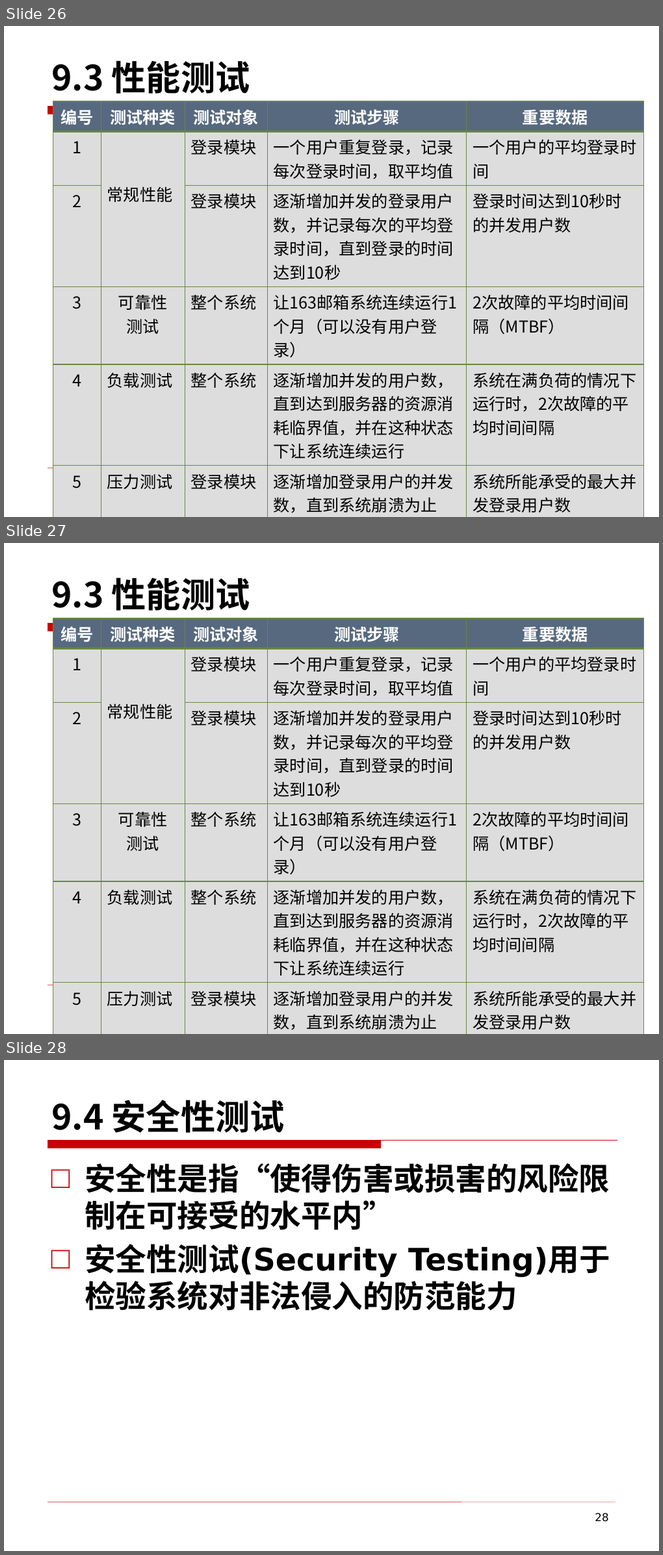
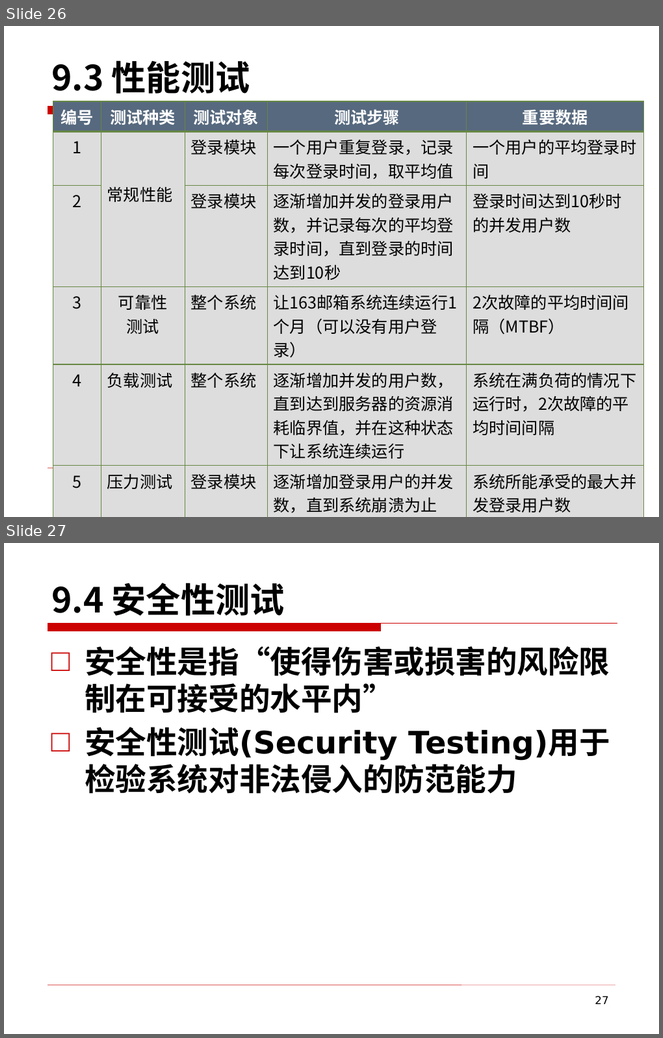
Before and after one commit to edu2act/course-foundation-software-tesing, a slide deck: PPT/第三部分 软件测试应用/9 系统测试.pptx. Shown one above the other, each under a label of ours: slides 26, 27 and 28 before the commit, slides 26 and 27 after it. The pictures are 663x1555 and 663x1038 pixels, drawn with LibreOffice and Linux fonts; fonts in the diff are those of the drawing; background and template pictures are left out. Boxes give left, top, right and bottom in pixels: in the first picture for what was removed or moved away, otherwise in the second. Text is boxed around its words. In the diff, an @@ line names an element or a change of style, - is before the commit and + after.

Commit message:
系统测试

```diff
--- a/PPT/第三部分 软件测试应用/9 系统测试.pptx
+++ b/PPT/第三部分 软件测试应用/9 系统测试.pptx
@@ slide 27 removed at (4,543,659,1034), background picture (left out); not listed: 2 template elements that a slide beside it also shows @@
@@ text removed at (51,577,250,611) @@
-9.3 性能测试
@@ table removed at (53,618,644,1033), 6 rows, 5 columns @@
-编号 | 测试种类 | 测试对象 | 测试步骤 | 重要数据
-1 | 常规性能 | 登录模块 | 一个用户重复登录，记录每次登录时间，取平均值 | 一个用户的平均登录时间
-2 |  | 登录模块 | 逐渐增加并发的登录用户数，并记录每次的平均登录时间，直到登录的时间达到10秒 | 登录时间达到10秒时的并发用户数
-3 | 可靠性 / 测试 | 整个系统 | 让163邮箱系统连续运行1个月（可以没有用户登录） | 2次故障的平均时间间隔（MTBF）
-4 | 负载测试 | 整个系统 | 逐渐增加并发的用户数，直到达到服务器的资源消耗临界值，并在这种状态下让系统连续运行 | 系统在满负荷的情况下运行时，2次故障的平均时间间隔
-5 | 压力测试 | 登录模块 | 逐渐增加登录用户的并发数，直到系统崩溃为止 | 系统所能承受的最大并发登录用户数
@@ what was slide 28 is now slide 27 @@
@@ page number at (595,996,608,1005): text changed @@
-28
+27
```
Also in this commit, not shown: 14 slides changed, 1 other file.
